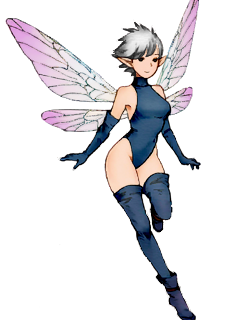
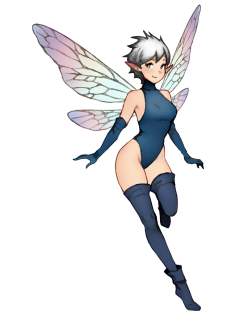
Comparing the layer stacks of the two 240px x 320px images. Changes:
painted on "hair" over [108, 19, 171, 86]
added layer "hair shadow" (multiply) in group "base" over [139, 53, 168, 67]
painted on "body", unmasked it over [5, 0, 204, 320]
added layer "wings" in group "base" over [32, 4, 202, 132]
added group "bg test" with 3 layers over [5, 0, 204, 320]
